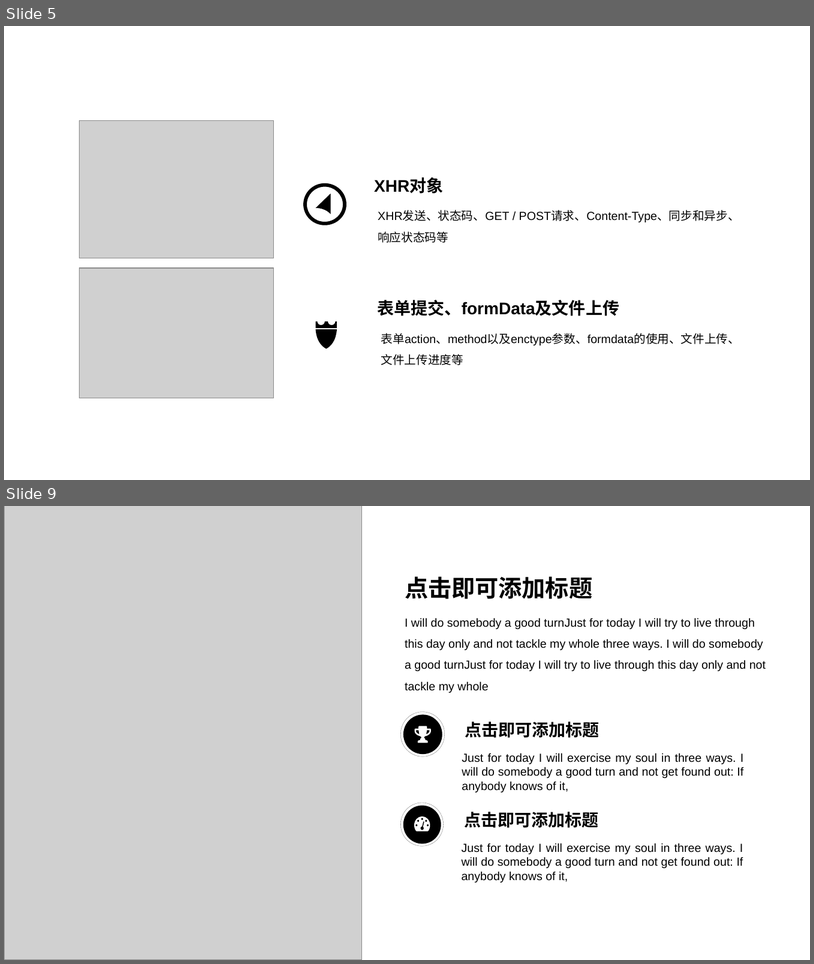
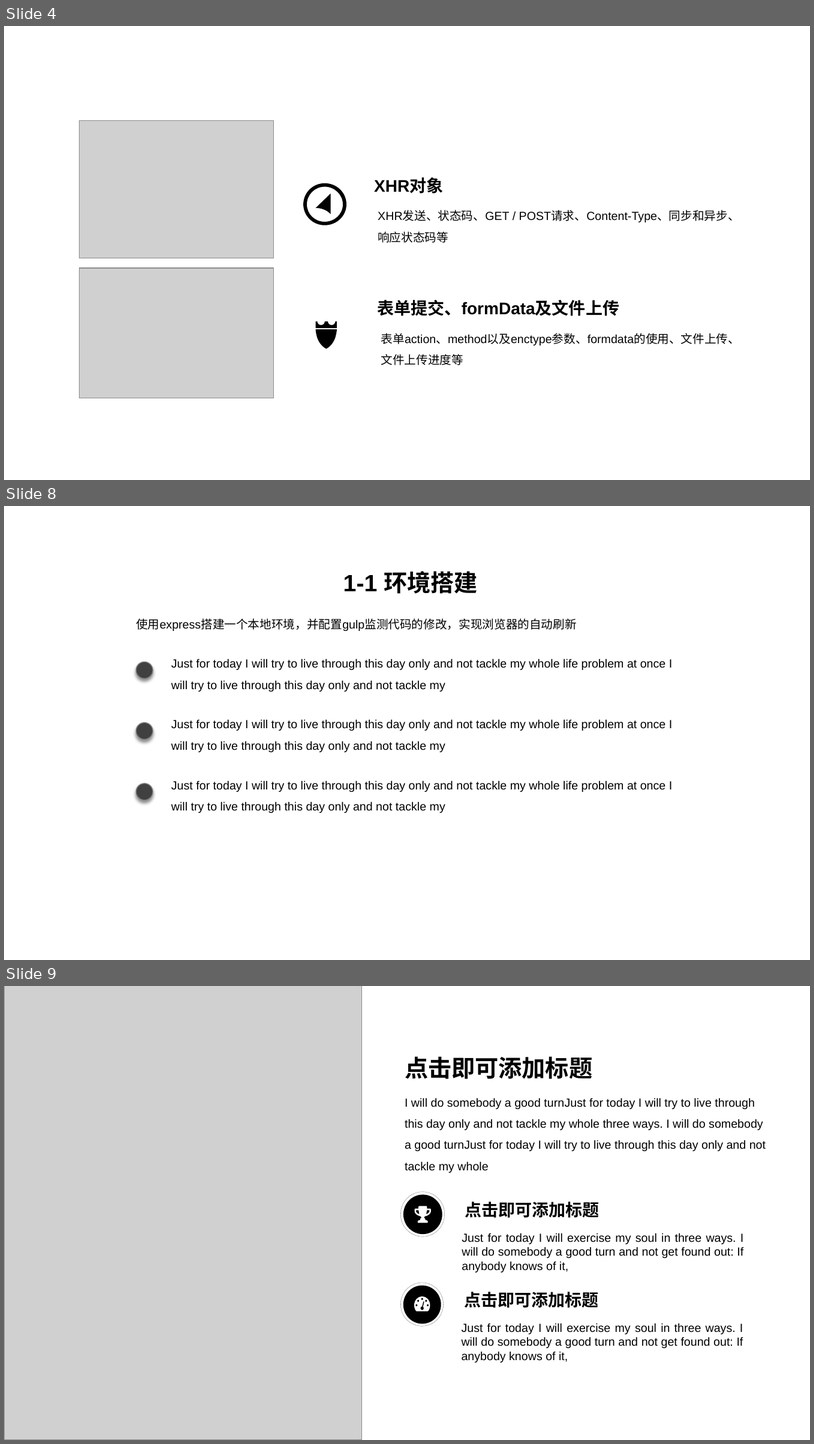
Before and after one commit to CowenZhengHao/ajax, a slide deck: 课件.pptx. Shown one above the other, each under a label of ours: slides 5 and 9 before the commit, slides 4, 8 and 9 after it; the slides between them are not shown. The pictures are 814x964 and 814x1444 pixels, drawn with LibreOffice and Linux fonts; fonts in the diff are those of the drawing; grey boxes stand for pictures. Boxes give left, top, right and bottom in pixels: in the first picture for what was removed or moved away, otherwise in the second. Text is boxed around its words. In the diff, an @@ line names an element or a change of style, - is before the commit and + after.

```diff
--- a/课件.pptx
+++ b/课件.pptx
@@ slide 8 added at (x1=4, y1=506, x2=810, y2=960), background #FFFFFF @@
@@ text added at (x1=344, y1=571, x2=478, y2=594), 28 pt, text #000000, bold @@
+1-1 环境搭建
@@ text added at (x1=136, y1=618, x2=577, y2=631), 14 pt, text #000000 @@
+使用express搭建一个本地环境，并配置gulp监测代码的修改，实现浏览器的自动刷新
@@ ellipse added at (x1=136, y1=661, x2=153, y2=678), fill #404040, outline #808080 1 pt @@
@@ text added at (x1=171, y1=658, x2=672, y2=691), 14 pt, text #000000 @@
+Just for today I will try to live through this day only and not tackle my whole life problem at once I will try to live through this day only and not tackle my
@@ text added at (x1=171, y1=719, x2=672, y2=752), 14 pt, text #000000 @@
+Just for today I will try to live through this day only and not tackle my whole life problem at once I will try to live through this day only and not tackle my
@@ ellipse added at (x1=136, y1=723, x2=153, y2=739), fill #404040, outline #808080 1 pt @@
@@ ellipse added at (x1=136, y1=783, x2=153, y2=800), fill #404040, outline #808080 1 pt @@
@@ text added at (x1=171, y1=780, x2=672, y2=813), 14 pt, text #000000 @@
+Just for today I will try to live through this day only and not tackle my whole life problem at once I will try to live through this day only and not tackle my
@@ what was slide 5 is now slide 4 @@
```
Also in this commit, not shown: 6 slides changed, 1 slide removed.
